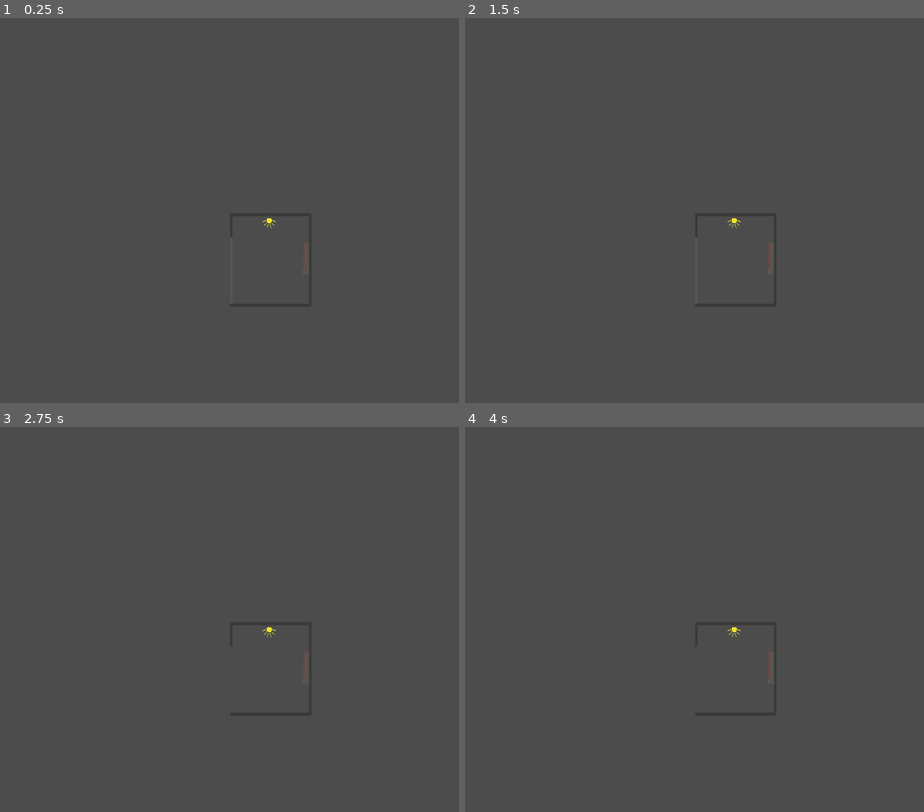
Above: before the commit, frames 1-4 (two rows, left to right).
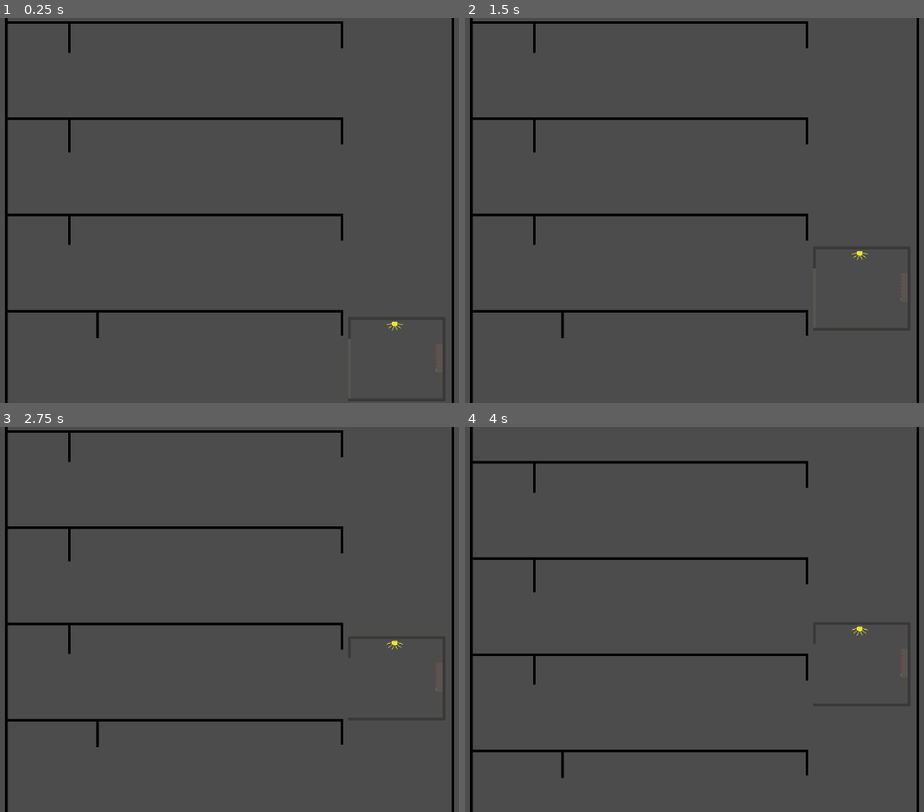
Above: after the commit, the same moments.

Repository: Pazzann/Lift
Game: Godot game, scene res://Main.tscn
Same seed, same stepped clock (60 frames per second), same inputs: the game is played once before the commit and once after it.
Inputs:
- Up to frame 1 (0.25 s): no input
- Up to frame 2 (1.5 s): tap Enter at 0.5 s; hold Up (lift_up) 0.53-1.28 s; tap O at 0.6 s; hold Down (lift_down) from 1.28 s (still down); tap C at 1.35 s
- Up to frame 3 (2.75 s): tap Space at 2 s; release Down (lift_down) at 2.03 s; hold Up (lift_up) from 2.03 s (still down); tap O at 2.1 s
- Up to frame 4 (4 s): tap C at 2.85 s; release Up (lift_up) at 3.53 s; hold Down (lift_down) from 3.53 s (still down); tap O at 3.6 s

The runs differ from the first frame. In frame 1, 3.7% of the frame differs, in the area x 1-99%, y 0-100%; in frame 2, 3.7%; in frame 3, 3.7%; in frame 4, 3.7%.

Commit message:
yhhh

Diff:
--- /dev/null
+++ b/Floor.tscn
@@ -0,0 +1,8 @@
+[gd_scene load_steps=2 format=2]
+
+[ext_resource path="res://Sprites/lift.png" type="Texture" id=1]
+
+[node name="Floors" type="Node2D"]
+
+[node name="FloorSprite" type="Sprite" parent="."]
+texture = ExtResource( 1 )
--- a/Lift.tscn
+++ b/Lift.tscn
@@ -13,18 +13,18 @@
 } ]
 
 [sub_resource type="RectangleShape2D" id=2]
-extents = Vector2( 75, 84 )
+extents = Vector2( 78, 69 )
 
 [node name="Lift" type="RigidBody2D"]
 gravity_scale = 0.0
 script = ExtResource( 3 )
 
 [node name="LiftSprite" type="AnimatedSprite" parent="."]
-position = Vector2( -131, -446 )
-scale = Vector2( 0.75, 1 )
+position = Vector2( -158, -398 )
+scale = Vector2( 0.9, 0.9 )
 frames = SubResource( 1 )
 animation = "open_close"
 
 [node name="CollisionShape2D" type="CollisionShape2D" parent="."]
-position = Vector2( 65, 74 )
+position = Vector2( 78, 72 )
 shape = SubResource( 2 )
--- a/Main.gd
+++ b/Main.gd
@@ -11,7 +11,7 @@
 
 # Called when the node enters the scene tree for the first time.
 func _ready():
-	$Lift.position = $LiftPos.position
+	pass
 
 # Called every frame. 'delta' is the elapsed time since the previous frame.
 #func _process(delta):
--- a/Main.tscn
+++ b/Main.tscn
@@ -1,15 +1,24 @@
-[gd_scene load_steps=3 format=2]
+[gd_scene load_steps=4 format=2]
 
 [ext_resource path="res://Main.gd" type="Script" id=1]
 [ext_resource path="res://Lift.tscn" type="PackedScene" id=2]
+[ext_resource path="res://Floor.tscn" type="PackedScene" id=3]
 
 [node name="Main" type="Node2D"]
 script = ExtResource( 1 )
+__meta__ = {
+"_edit_horizontal_guides_": [ -456.0, 427.0, 599.0 ],
+"_edit_vertical_guides_": [ -360.0, -948.0, -881.0 ]
+}
 
 [node name="Lift" parent="." instance=ExtResource( 2 )]
+position = Vector2( 716, 454 )
 
 [node name="Camera2D" type="Camera2D" parent="Lift"]
+position = Vector2( -184, 3 )
 current = true
+limit_top = -450
+limit_bottom = 595
 
-[node name="LiftPos" type="Position2D" parent="."]
-position = Vector2( 488, 304 )
+[node name="Floors" parent="." instance=ExtResource( 3 )]
+position = Vector2( 533, 2 )
